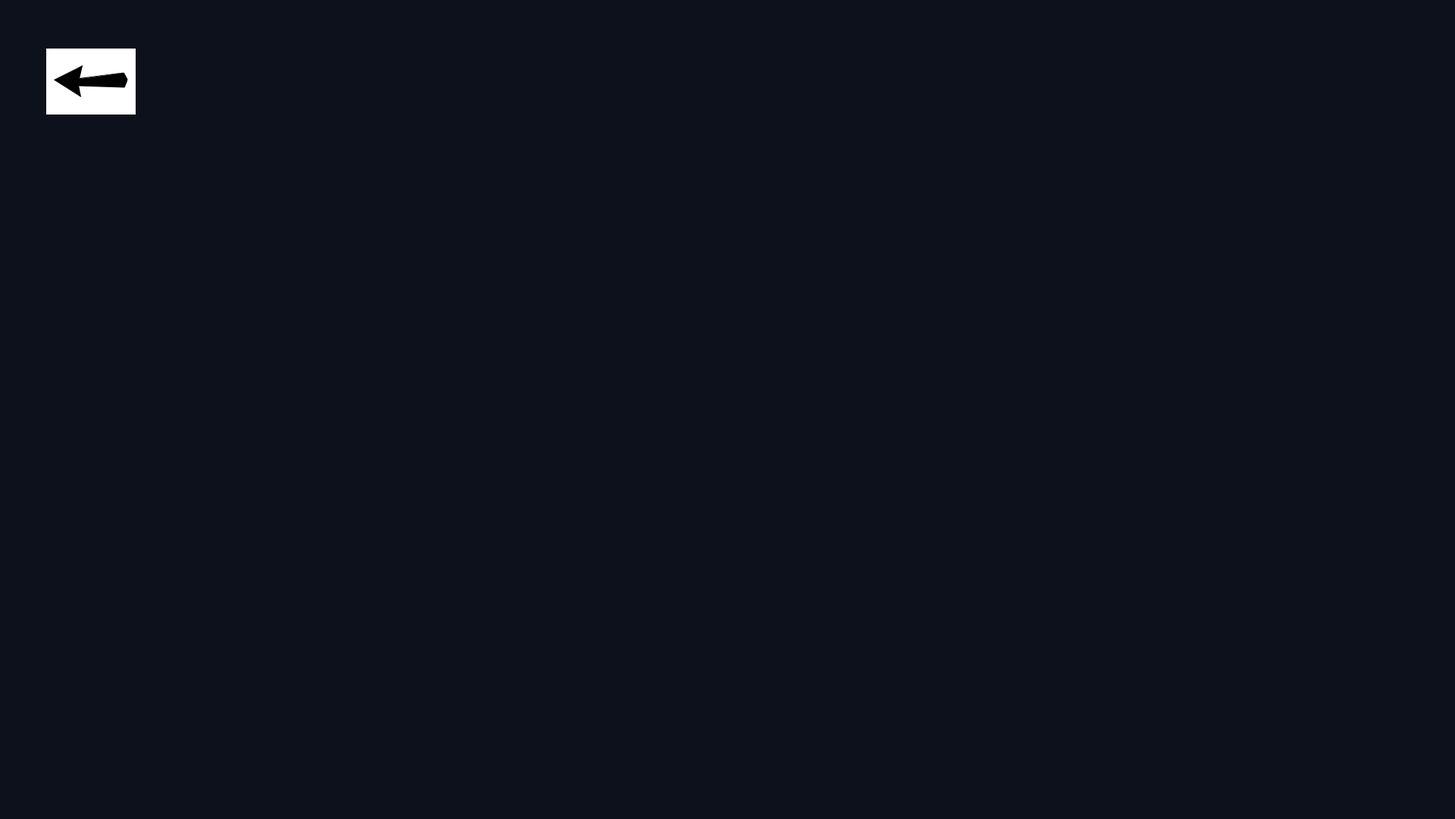
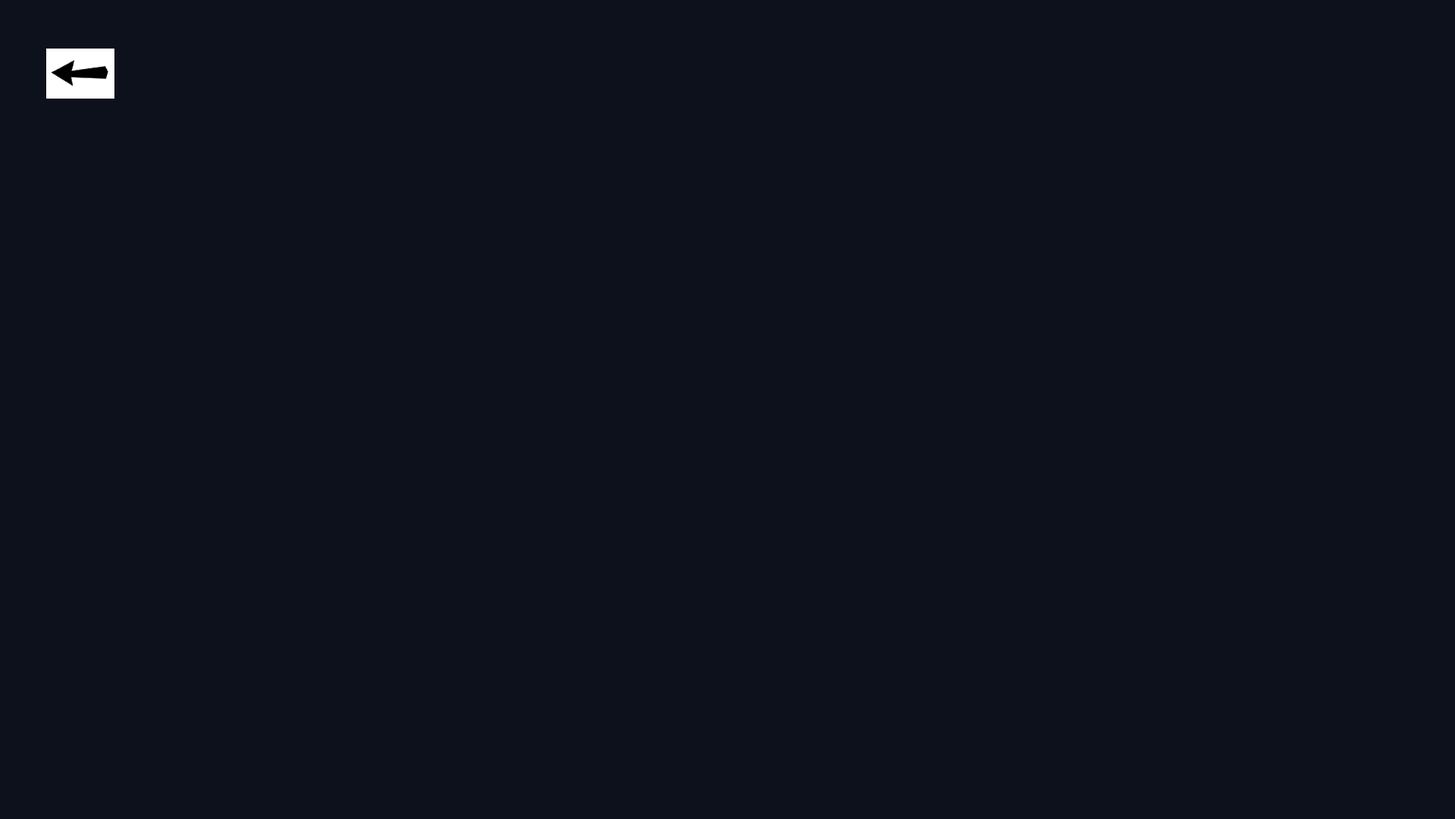
Layer changes from the first 1455x819 image to the second:
painted on "Слой 8" over <box>50,48,129,99</box>
removed layer "Прямоугольник 1" from group "shop" over <box>46,48,136,115</box>
